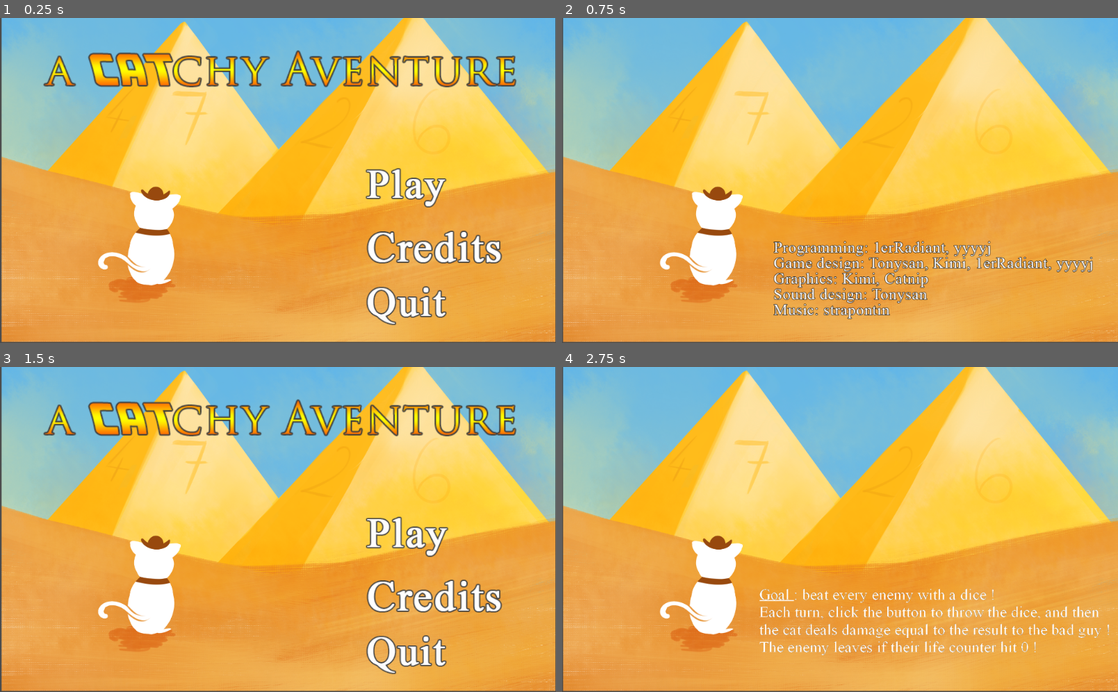
Above: before the commit, frames 1-4 (two rows, left to right).
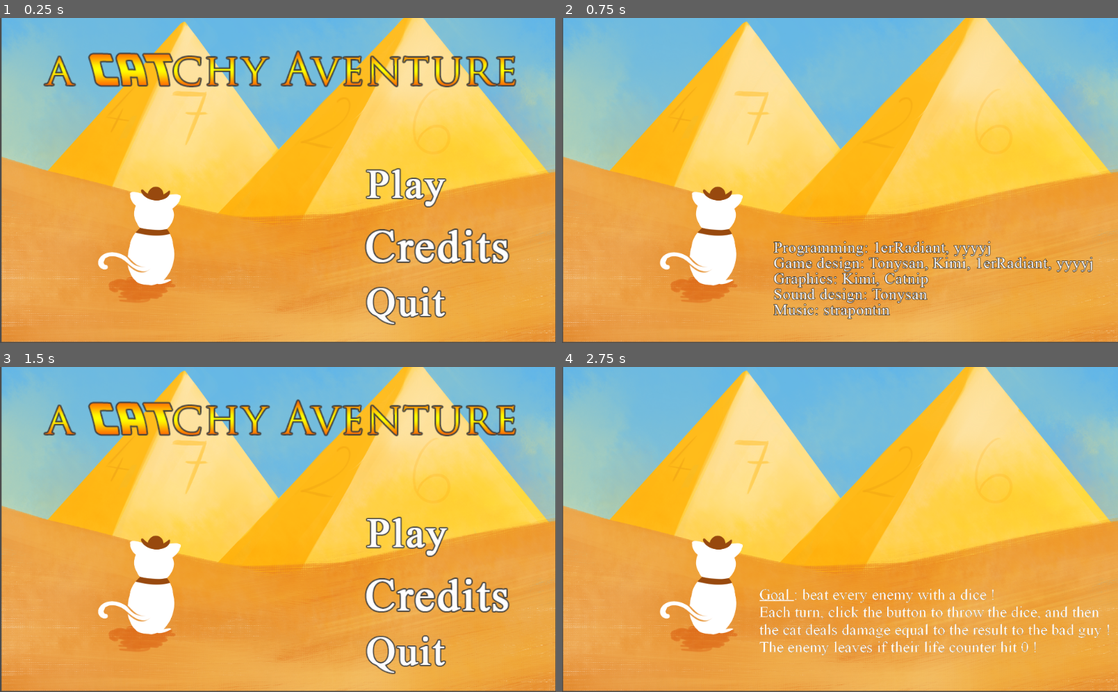
Above: after the commit, the same moments.

Repository: TeamConfiture/Game-Jam-Godot-Wild-Jam
Game: Godot game, scene res://SplashScreen.tscn
Two runs of this game, one before a commit and one after it. Both use one fixed random seed, a clock stepped at 60 frames per second and the inputs below.
Inputs (mouse positions are in pixels of both pictures, inside the frame that each line leads up to; where the layout moved, square brackets give the same spot in the first picture):
- Up to frame 1 (0.25 s): no input
- Up to frame 2 (0.75 s): click (1062, 245) [995, 245] at 0.5 s
- Up to frame 3 (1.5 s): click (528, 536) [433, 536] at 1.25 s
- Up to frame 4 (2.75 s): click (1090, 536) [995, 536] at 2 s

The runs differ from the first frame. In frame 1, 2.0% of the frame differs, in the area x 65-92%, y 64-95%; in frame 2, nothing differs; in frame 3, 2.0%; in frame 4, nothing differs.

Commit message:
fixed credits button

Diff:
--- a/SplashScreen.tscn
+++ b/SplashScreen.tscn
@@ -29,11 +29,29 @@
 [node name="play_hover" type="Button" parent="."]
 light_mask = 16
 margin_left = 650.0
-margin_top = 262.046
-margin_right = 950.0
-margin_bottom = 362.046
+margin_top = 262.0
+margin_right = 1292.0
+margin_bottom = 362.0
+focus_mode = 0
 mouse_default_cursor_shape = 2
+enabled_focus_mode = 0
 icon = ExtResource( 1 )
+flat = true
+expand_icon = true
+__meta__ = {
+"_edit_use_anchors_": false
+}
+
+[node name="credits_hover" type="Button" parent="."]
+light_mask = 16
+margin_left = 645.0
+margin_top = 372.0
+margin_right = 1203.0
+margin_bottom = 470.0
+focus_mode = 0
+mouse_default_cursor_shape = 2
+enabled_focus_mode = 0
+icon = ExtResource( 3 )
 flat = true
 expand_icon = true
 __meta__ = {
@@ -42,26 +60,14 @@
 
 [node name="quit_hover" type="Button" parent="."]
 light_mask = 16
-margin_left = 650.0
-margin_top = 480.479
-margin_right = 950.0
-margin_bottom = 580.479
+margin_left = 649.405
+margin_top = 480.0
+margin_right = 1337.41
+margin_bottom = 580.0
+focus_mode = 0
 mouse_default_cursor_shape = 2
+enabled_focus_mode = 0
 icon = ExtResource( 2 )
-flat = true
-expand_icon = true
-__meta__ = {
-"_edit_use_anchors_": false
-}
-
-[node name="credits_hover" type="Button" parent="."]
-light_mask = 16
-margin_left = 650.0
-margin_top = 372.643
-margin_right = 950.0
-margin_bottom = 472.643
-mouse_default_cursor_shape = 2
-icon = ExtResource( 3 )
 flat = true
 expand_icon = true
 __meta__ = {
